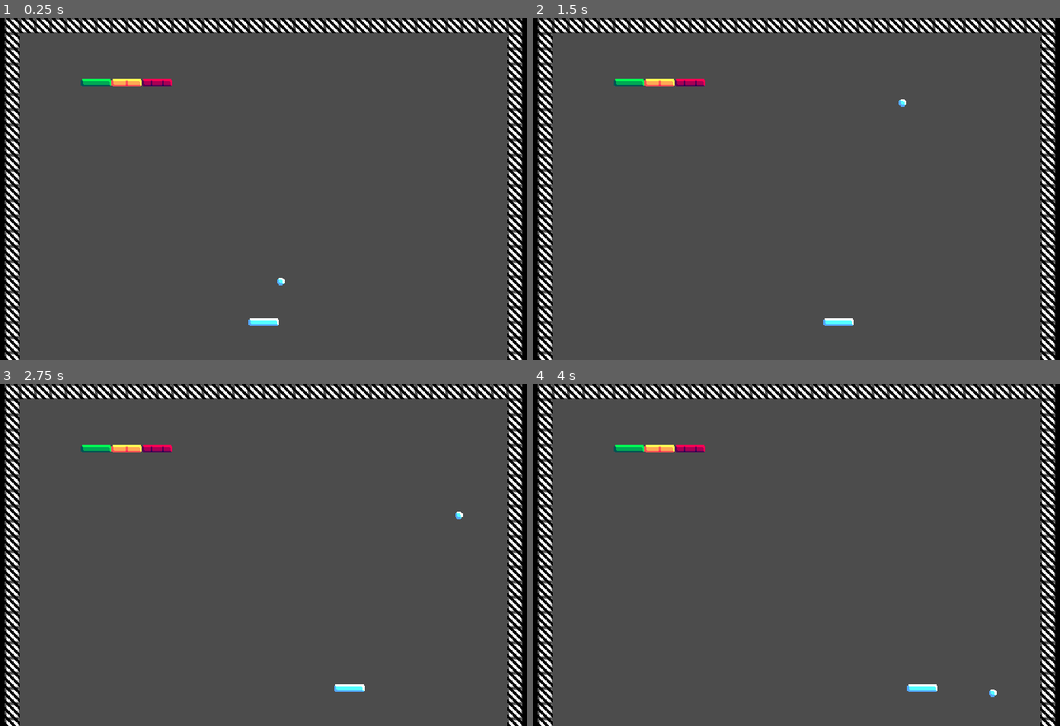
Above: before the commit, frames 1-4 (two rows, left to right).
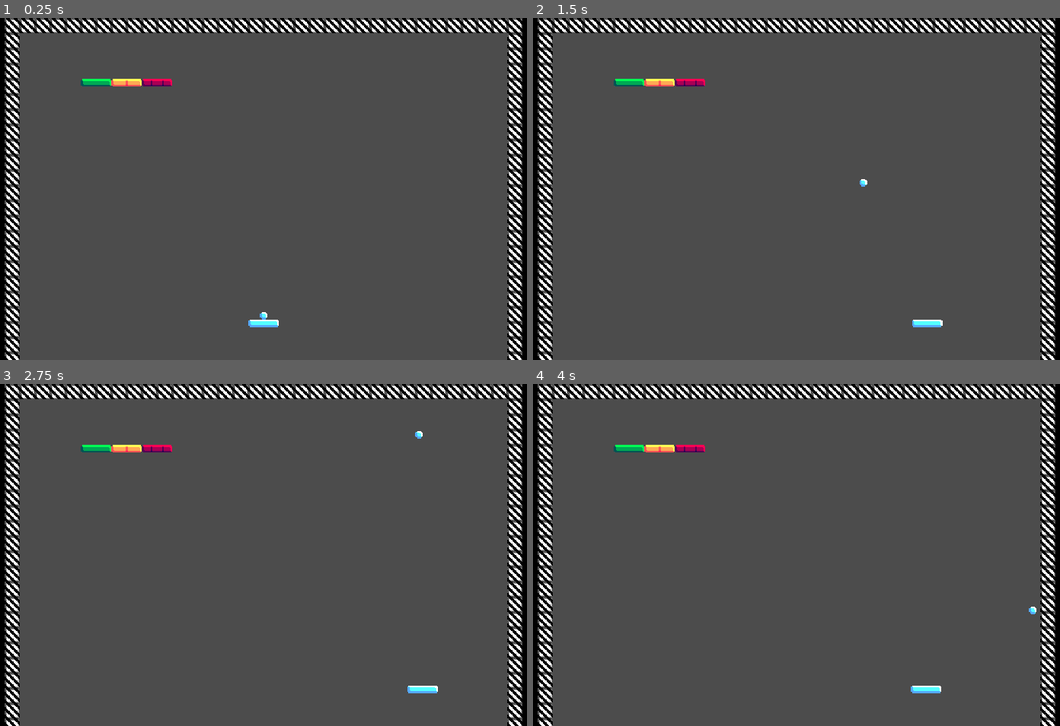
Above: after the commit, the same moments.

Repository: SkyfectaGameDev/ProjectQuarter
Game: Godot game, scene res://Games/Ricochet/Stages/Scene.tscn
Same seed, same stepped clock (60 frames per second), same inputs: the game is played once before the commit and once after it.
Inputs:
- Up to frame 1 (0.25 s): no input
- Up to frame 2 (1.5 s): tap Enter at 0.5 s; hold Right (move_right) 0.53-1.28 s; hold Space (fire, bound only before the commit) 0.53-1.28 s; tap S (action_2, bound only after the commit) at 0.8, 1.35 s; hold Left (move_left) from 1.28 s (still down)
- Up to frame 3 (2.75 s): tap Space (fire, bound only before the commit) at 1.55, 2 s; release Left (move_left) at 2.03 s; hold Right (move_right) from 2.03 s (still down); hold Space (fire, bound only before the commit) from 2.03 s (still down); tap S (action_2, bound only after the commit) at 2.3 s
- Up to frame 4 (4 s): tap Enter at 2.75 s; release Space (fire, bound only before the commit) at 2.78 s; tap S (action_2, bound only after the commit) at 2.85, 3.8 s; tap Space (fire, bound only before the commit) at 3.05, 3.5 s; release Right (move_right) at 3.53 s; hold Left (move_left) from 3.53 s (still down); hold Space (fire, bound only before the commit) from 3.53 s (still down)

The runs differ from the first frame. In frame 1, 0.1% of the frame differs, in the area x 47-55%, y 76-91%; in frame 2, 0.3%; in frame 3, 0.3%, in the area x 63-88%, y 13-91%; in frame 4, 0.2%.

Commit message:
0.230115a - Controls Adjustment
System:
- Changed “fire” input to “action_1”
- Added “action_2” input

Rocket Ricochet:
- Changed the slow button from “action_1” to “action_2”
- The ball now rests on the paddle until “action_1” is pressed, releasing and firing it, allowing you to position the paddle and ball’s firing location
- Added game over check to Ball

Diff:
--- a/Games/Ricochet/Prefabs/Ball.tscn
+++ b/Games/Ricochet/Prefabs/Ball.tscn
@@ -15,3 +15,10 @@
 
 [node name="CollisionShape2D" type="CollisionShape2D" parent="."]
 shape = SubResource( 5 )
+
+[node name="VisibilityNotifier2D" type="VisibilityNotifier2D" parent="."]
+position = Vector2( -4.76837e-06, -1.54972e-05 )
+scale = Vector2( 0.400001, 0.4 )
+__meta__ = {
+"_edit_group_": true
+}
--- a/Games/Ricochet/Scripts/Ball.gd
+++ b/Games/Ricochet/Scripts/Ball.gd
@@ -1,11 +1,37 @@
 extends KinematicBody2D
 
-var speed = 150
-var direction = Vector2(0.5, 1)
+# ----- Variable Setup -----
+export var speed = 150
+export var direction = Vector2(0.5, 1)
 
+onready var vis_notif = get_node("VisibilityNotifier2D")
+
+var is_running = false
+var paddle_pos_x = 0
+
+# ----- Runs Every Frame -----
 func _physics_process(delta):
-	var velocity = speed * direction * delta
-	var collision = move_and_collide(velocity)
 
-	if collision != null:
-		direction = direction.bounce(collision.normal)
+	paddle_pos_x = get_parent().get_node("Player").position.x
+
+	# ----- Firing The Ball & Paddle Tracking -----
+	if Input.is_action_just_pressed("action_1"):
+		is_running = true
+	elif not is_running:
+		position = Vector2(paddle_pos_x, 313)
+
+	# ----- After Firing The Ball -----
+	if is_running:
+		var velocity = speed * direction * delta
+		var collision = move_and_collide(velocity)
+		if collision != null:
+			direction = direction.bounce(collision.normal)
+
+	# ----- Check if Game is Over
+	is_game_over()
+
+func is_game_over():
+	if vis_notif.is_on_screen():
+		print("visible")
+	else:
+		print ("not visible")
--- a/Games/Ricochet/Scripts/Player.gd
+++ b/Games/Ricochet/Scripts/Player.gd
@@ -1,14 +1,15 @@
 extends KinematicBody2D
 
 # ----- Variable Setup -----
+export var acceleration = 250
+export var speed_mult = 1
+
 var velocity = Vector2.ZERO
-var acceleration = 250
-var speed_mult = 1
 var friction = 125
 
 # ----- Moving The Paddle -----
 func _physics_process(delta):
-	if (Input.is_action_pressed("fire")):
+	if (Input.is_action_pressed("action_2")):
 		speed_mult = 0.5
 	else:
 		speed_mult = 1
--- a/project.godot
+++ b/project.godot
@@ -55,9 +55,15 @@
 , Object(InputEventJoypadMotion,"resource_local_to_scene":false,"resource_name":"","device":0,"axis":0,"axis_value":1.0,"script":null)
  ]
 }
-fire={
+action_1={
 "deadzone": 0.5,
 "events": [ Object(InputEventKey,"resource_local_to_scene":false,"resource_name":"","device":0,"alt":false,"shift":false,"control":false,"meta":false,"command":false,"pressed":false,"scancode":32,"physical_scancode":0,"unicode":0,"echo":false,"script":null)
+, Object(InputEventJoypadButton,"resource_local_to_scene":false,"resource_name":"","device":0,"button_index":0,"pressure":0.0,"pressed":false,"script":null)
+ ]
+}
+action_2={
+"deadzone": 0.5,
+"events": [ Object(InputEventKey,"resource_local_to_scene":false,"resource_name":"","device":0,"alt":false,"shift":false,"control":false,"meta":false,"command":false,"pressed":false,"scancode":83,"physical_scancode":0,"unicode":0,"echo":false,"script":null)
 , Object(InputEventJoypadButton,"resource_local_to_scene":false,"resource_name":"","device":0,"button_index":2,"pressure":0.0,"pressed":false,"script":null)
  ]
 }
